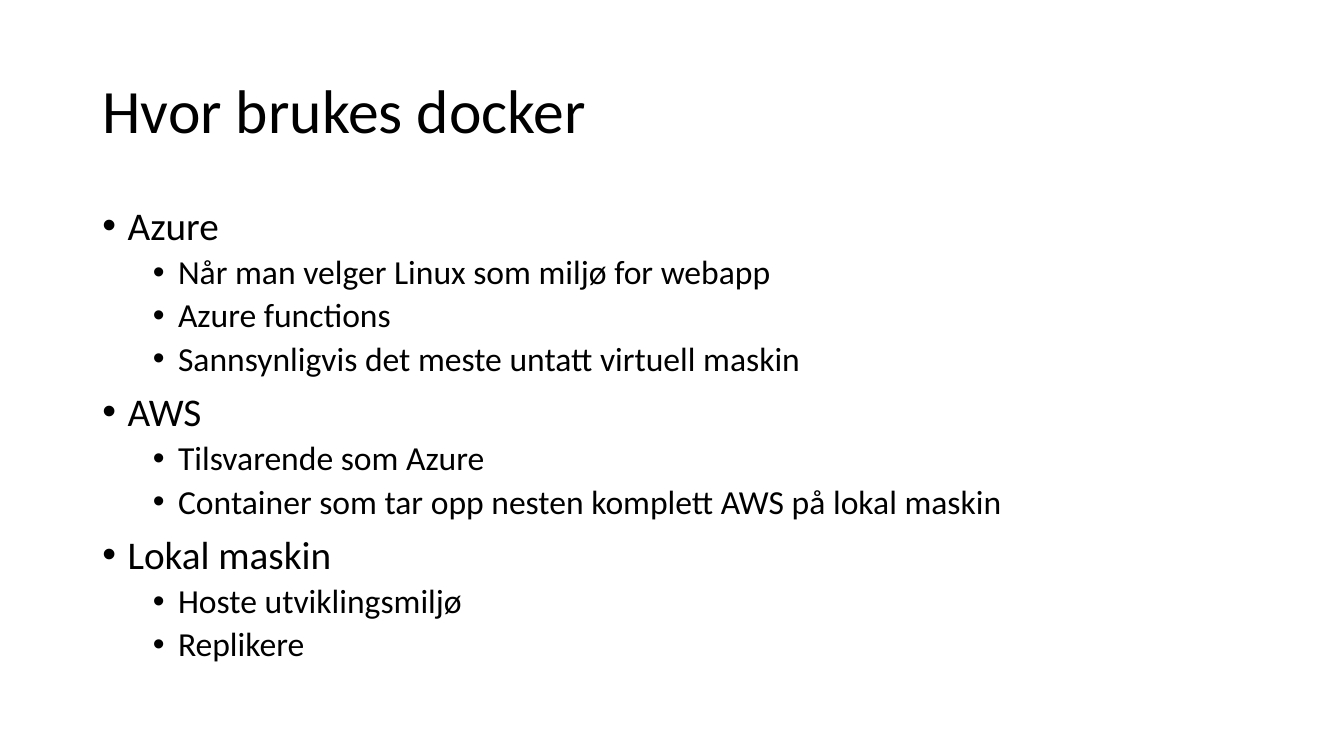
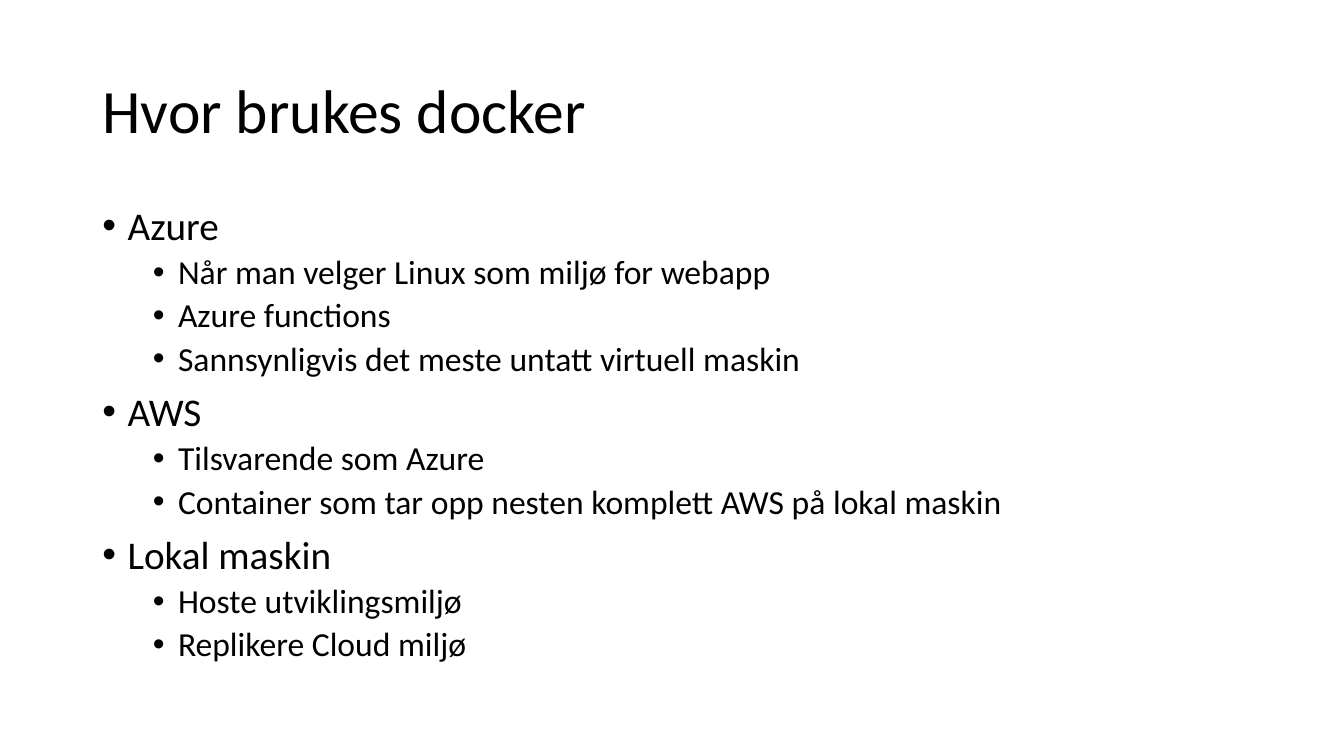
Before and after one commit to magneka/DockerWorkshop, a slide deck: slide 21 of workshop01.pptx (slide 17 before the commit). Drawn at 1344x756 pixels with LibreOffice and Linux fonts; fonts in the diff are those of the drawing. Boxes give left, top, right and bottom in pixels: in the first picture for what was removed or moved away, otherwise in the second. Text is boxed around its words. In the diff, an @@ line names an element or a change of style, - is before the commit and + after.

```diff
--- a/workshop01.pptx
+++ b/workshop01.pptx
@@ text at [178, 632, 466, 662]: text changed @@
-  • Replikere
+  • Replikere Cloud miljø
```
Also in this commit, not shown: 4 other slides changed, 5 slides added, 1 slide removed, 33 other files.
